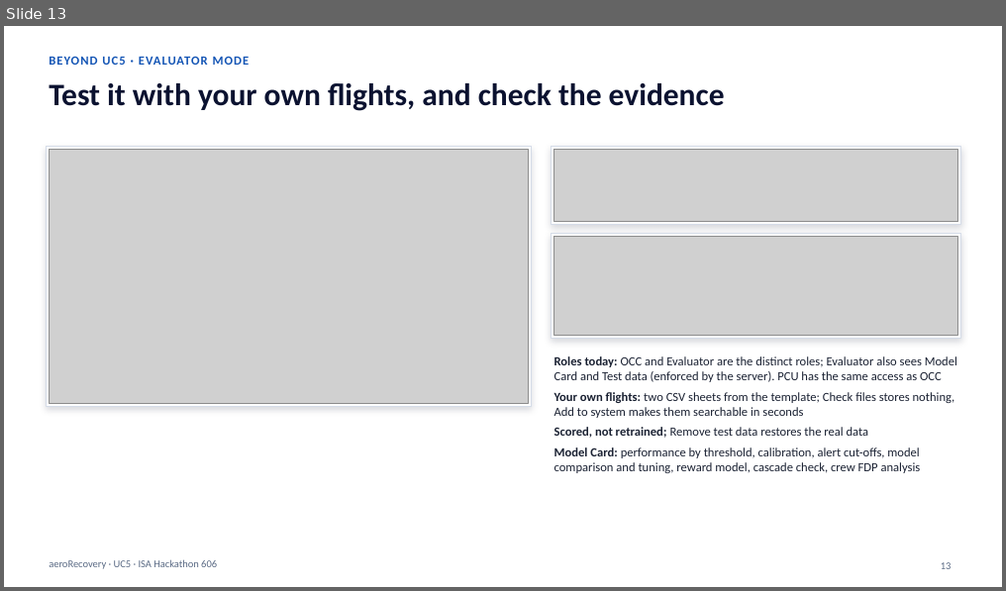
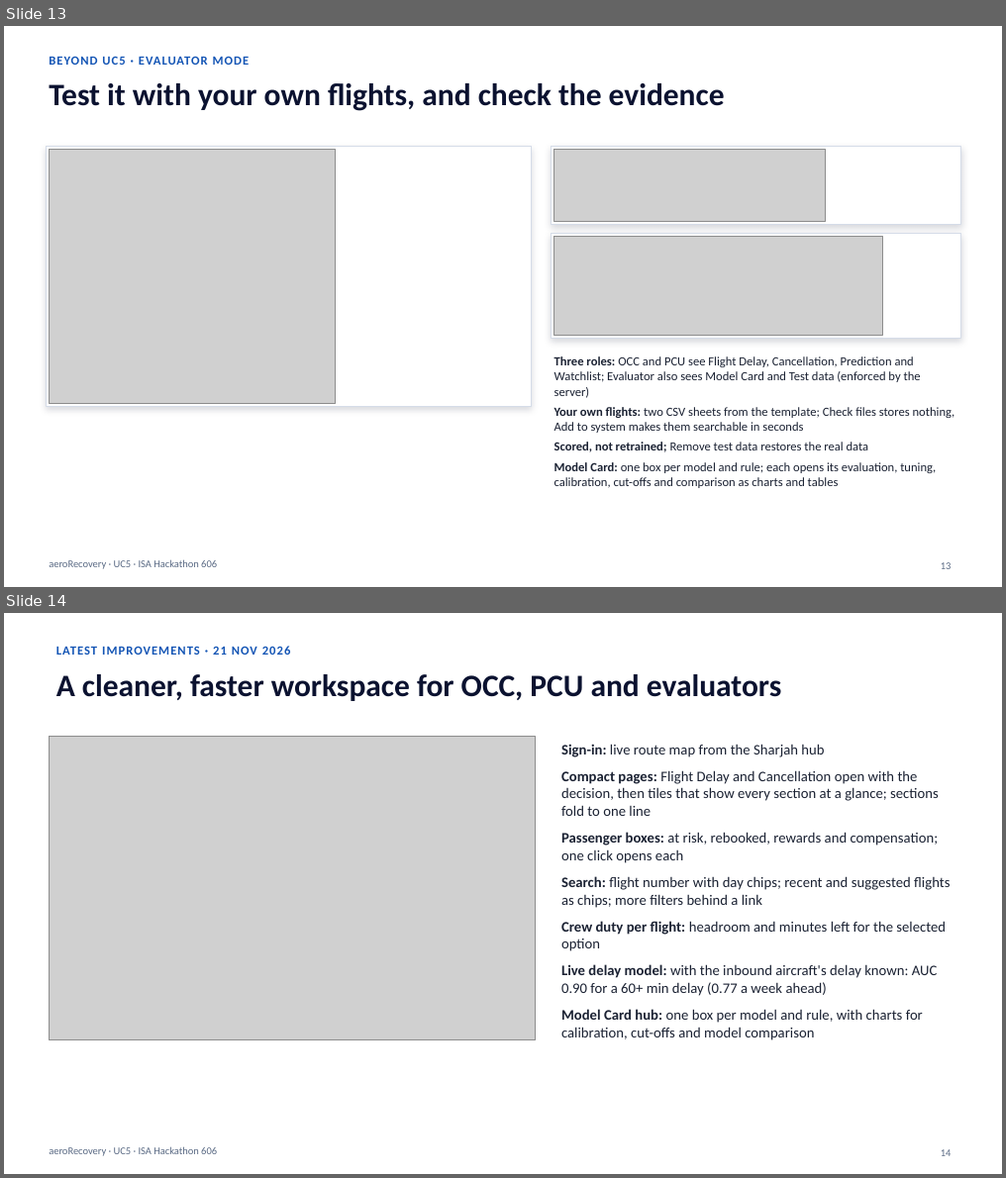
Before and after one commit to bimsarav/Hackathon-606, a slide deck: products/disruption-advisor/source/disruption-advisor/docs/delivery/aeroRecovery-presentation.pptx. Shown one above the other, each under a label of ours: slide 13 before the commit, slides 13 and 14 after it. The pictures are 1006x591 and 1006x1178 pixels, drawn with LibreOffice and Linux fonts; fonts in the diff are those of the drawing; grey boxes stand for pictures. Boxes give left, top, right and bottom in pixels: in the first picture for what was removed or moved away, otherwise in the second. Text is boxed around its words. In the diff, an @@ line names an element or a change of style, - is before the commit and + after.

```diff
--- a/products/disruption-advisor/source/disruption-advisor/docs/delivery/aeroRecovery-presentation.pptx
+++ b/products/disruption-advisor/source/disruption-advisor/docs/delivery/aeroRecovery-presentation.pptx
@@ slide 14 added at box(4, 613, 1002, 1174), background #FFFFFF; not listed: 1 template element that a slide beside it also shows @@
@@ text added at box(56, 646, 291, 655), 12 pt, text #1455B5, bold @@
+LATEST IMPROVEMENTS · 21 NOV 2026
@@ title added at box(56, 674, 781, 701), 30 pt, text #0B1230, bold @@
+A cleaner, faster workspace for OCC, PCU and evaluators
@@ picture added at box(49, 737, 536, 1041) @@
@@ text added at box(561, 744, 949, 1041), 14 pt, text #1B2233 @@
+Sign-in: live route map from the Sharjah hub
+Compact pages: Flight Delay and Cancellation open with the decision, then tiles that show every section at a glance; sections fold to one line
+Passenger boxes: at risk, rebooked, rewards and compensation; one click opens each
+Search: flight number with day chips; recent and suggested flights as chips; more filters behind a link
+Crew duty per flight: headroom and minutes left for the selected option
+Live delay model: with the inbound aircraft's delay known: AUC 0.90 for a 60+ min delay (0.77 a week ahead)
+Model Card hub: one box per model and rule, with charts for calibration, cut-offs and model comparison
@@ page number added at box(941, 1150, 951, 1157), 10 pt, text #5B6B85 @@
+14
@@ slide 13 changed as well @@
@@ picture: place and size @@
-picture at box(49, 150, 528, 403)
+picture at box(49, 150, 336, 403)
@@ picture: place and size @@
-picture at box(554, 150, 958, 221)
+picture at box(554, 150, 826, 221)
@@ picture: place and size @@
-picture at box(554, 236, 958, 335)
+picture at box(554, 236, 883, 335)
@@ text at box(554, 357, 921, 398): text changed @@
-Roles today: OCC and Evaluator are the distinct roles; Evaluator also sees Model Card and Test data (enforced by the server). PCU has the same access as OCC
+Three roles: OCC and PCU see Flight Delay, Cancellation, Prediction and Watchlist; Evaluator also sees Model Card and Test data (enforced by the server)
@@ text at box(554, 463, 936, 488): text changed @@
-Model Card: performance by threshold, calibration, alert cut-offs, model comparison and tuning, reward model, cascade check, crew FDP analysis
+Model Card: one box per model and rule; each opens its evaluation, tuning, calibration, cut-offs and comparison as charts and tables
```
Also in this commit, not shown: 12 other slides changed, 2 other files.
